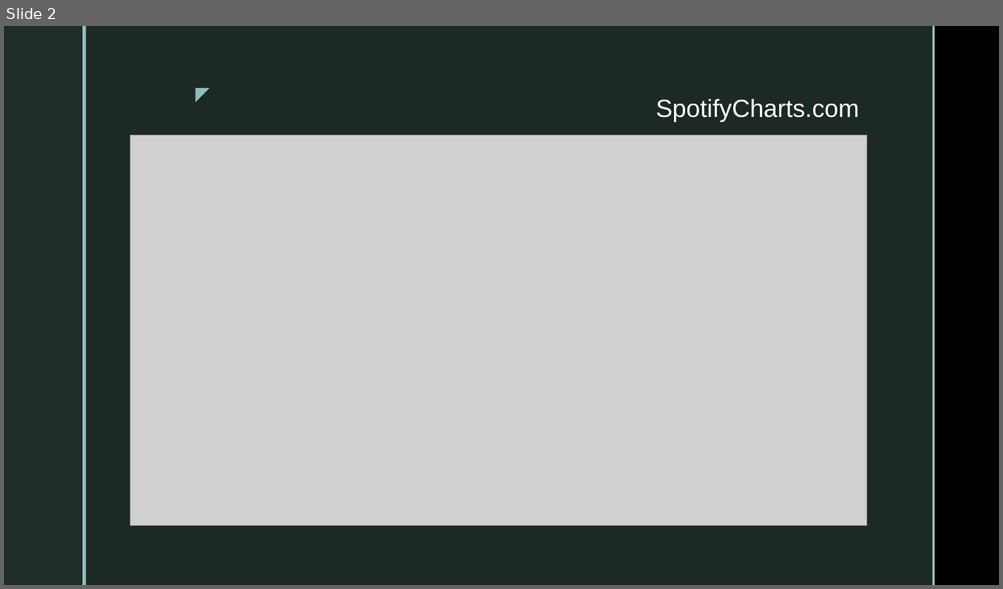
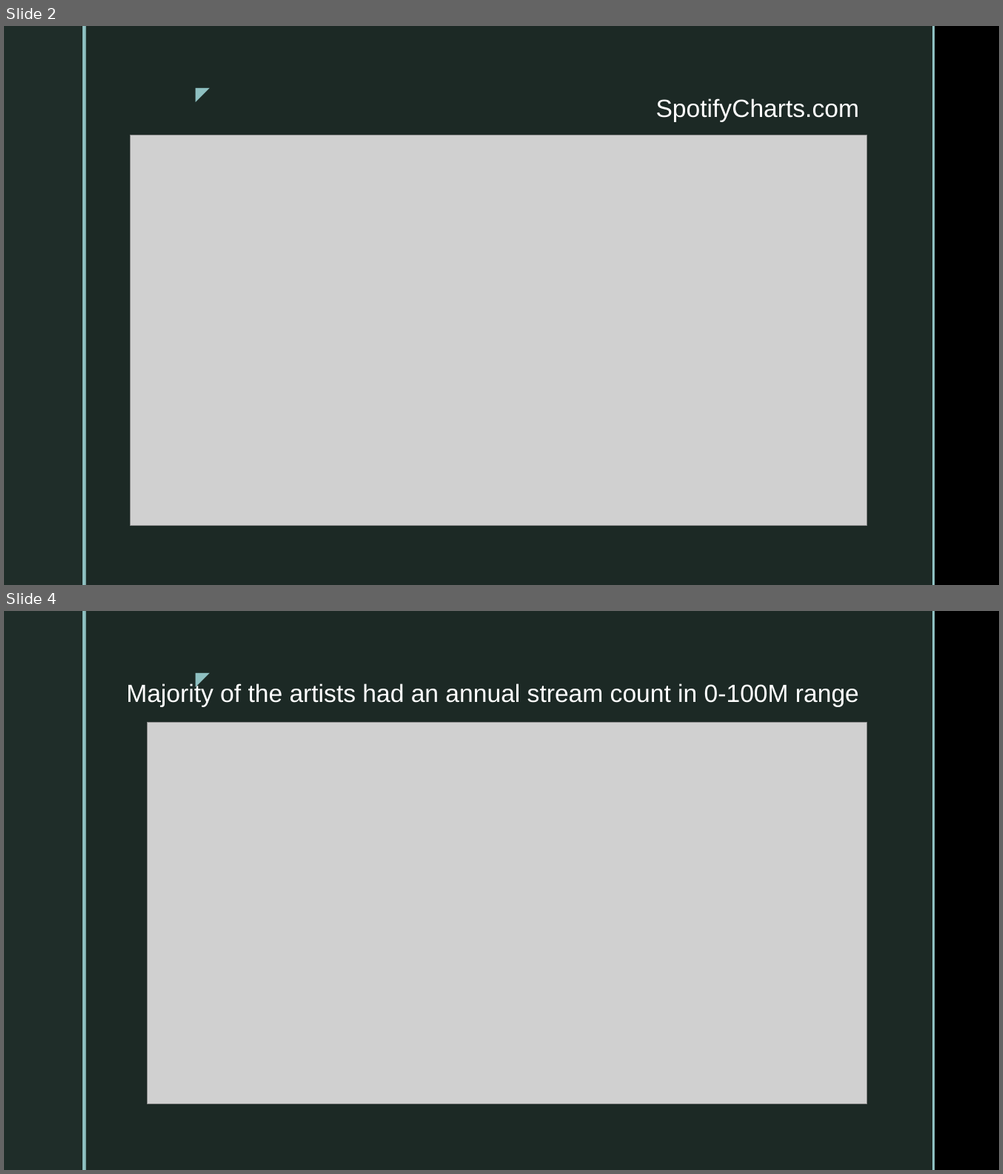
Before and after one commit to dynacao/streaming_spotify, a slide deck: presentation_spotify_YC.pptx. Shown one above the other, each under a label of ours: slide 2 before the commit, slides 2 and 4 after it; the slides between them are not shown. The pictures are 1003x589 and 1003x1174 pixels, drawn with LibreOffice and Linux fonts; fonts in the diff are those of the drawing; grey boxes stand for pictures; background and template pictures are left out. Boxes give left, top, right and bottom in pixels: in the first picture for what was removed or moved away, otherwise in the second. Text is boxed around its words. In the diff, an @@ line names an element or a change of style, - is before the commit and + after.

```diff
--- a/presentation_spotify_YC.pptx
+++ b/presentation_spotify_YC.pptx
@@ slide 4 added at box(4, 611, 999, 1170), background picture (left out); not listed: 5 template elements that a slide beside it also shows @@
@@ title added at box(126, 682, 859, 707), 24 pt, text #FFFFFF @@
+Majority of the artists had an annual stream count in 0-100M range
@@ picture added at box(148, 723, 867, 1105) @@
```
Also in this commit, not shown: 4 slides changed, 7 other slides added, 2 slides removed, 1 other file.
